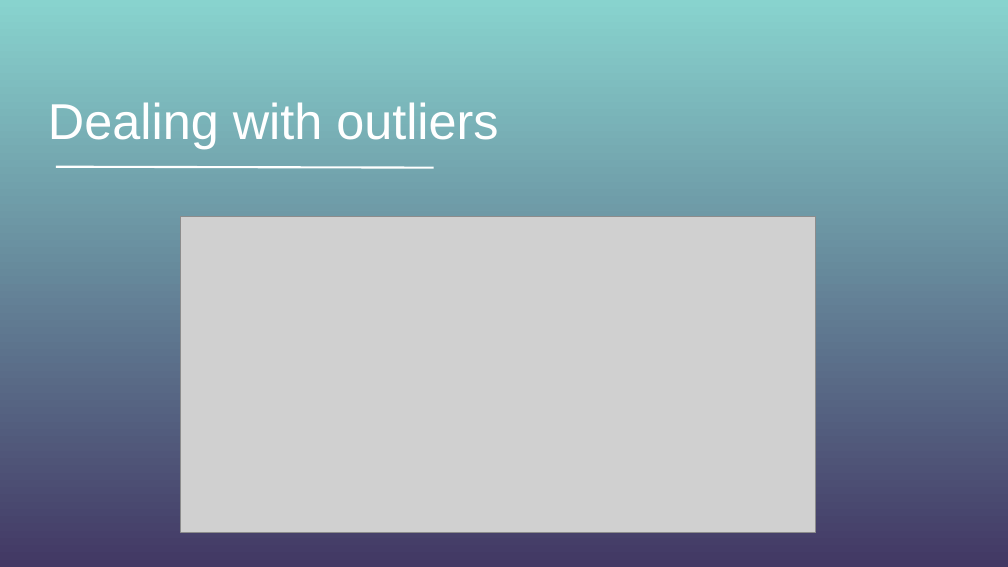
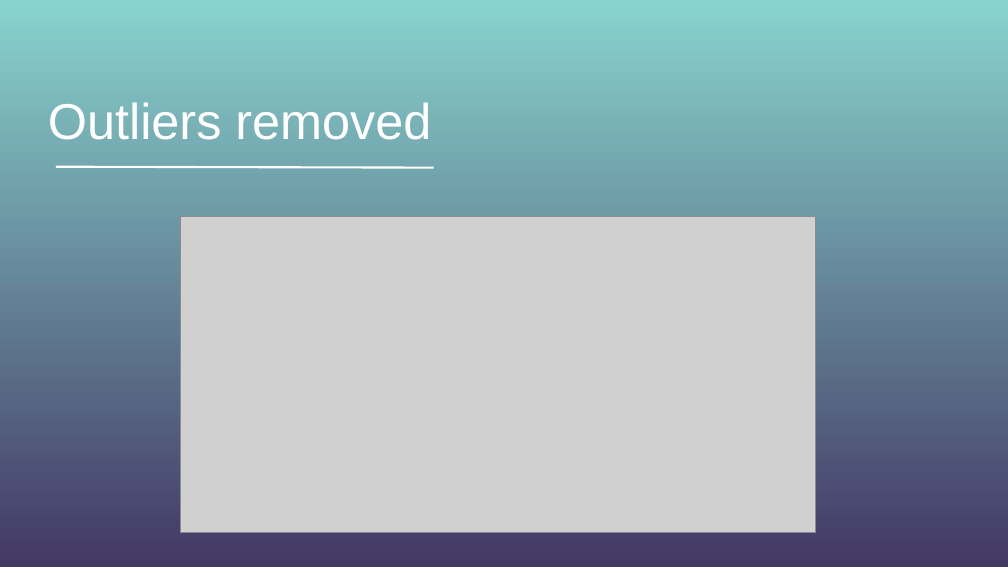
Before and after one commit to Amrmohamed090/Diabetes-Detection-treeClassifier, a slide deck: slide 28 of team 25.pptx. Drawn at 1008x567 pixels with LibreOffice and Linux fonts; fonts in the diff are those of the drawing; grey boxes stand for pictures. Boxes give left, top, right and bottom in pixels: in the first picture for what was removed or moved away, otherwise in the second. Text is boxed around its words. In the diff, an @@ line names an element or a change of style, - is before the commit and + after.

```diff
--- a/team 25.pptx
+++ b/team 25.pptx
@@ title at box(48, 102, 431, 140): text changed @@
-Dealing with outliers
+Outliers removed
```
Also in this commit, not shown: 2 other slides changed, 1 slide added.
